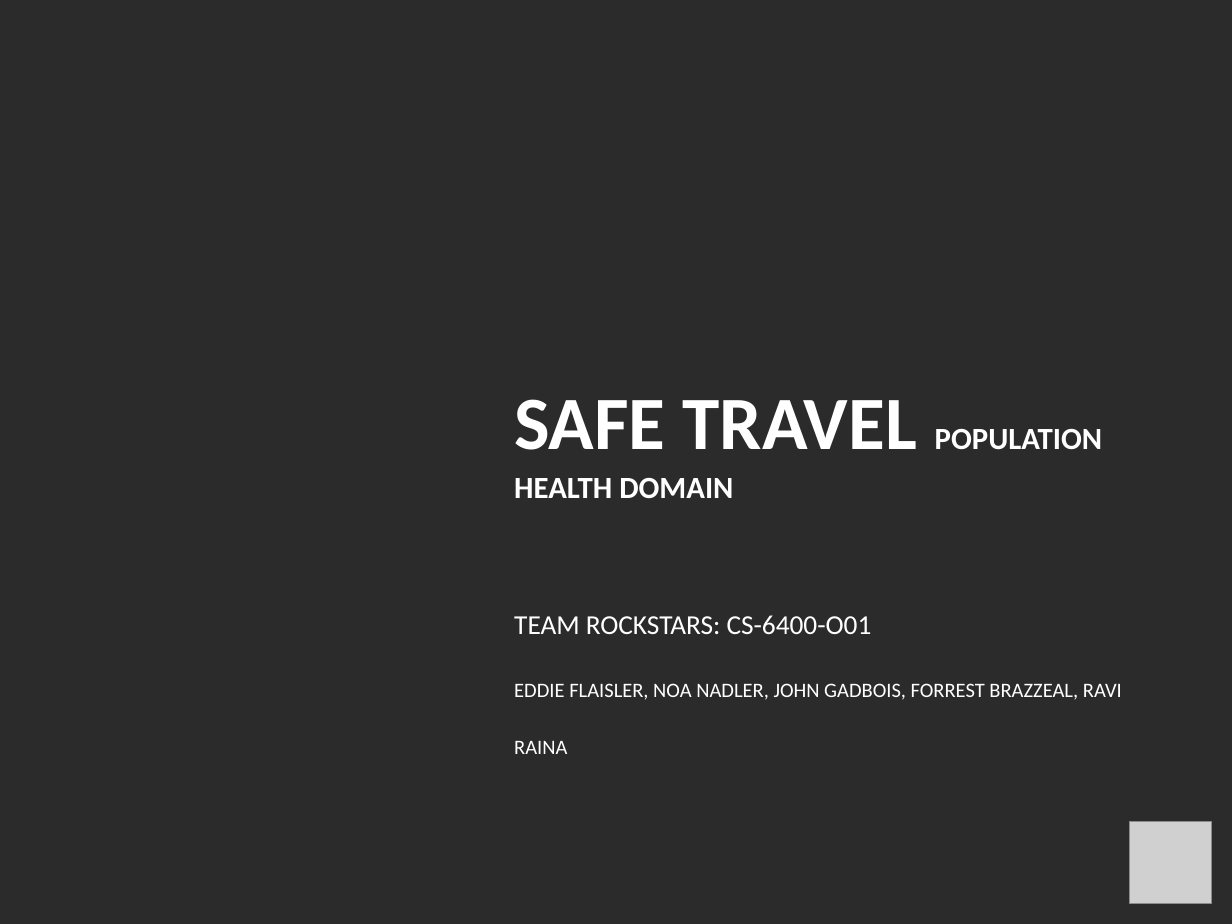
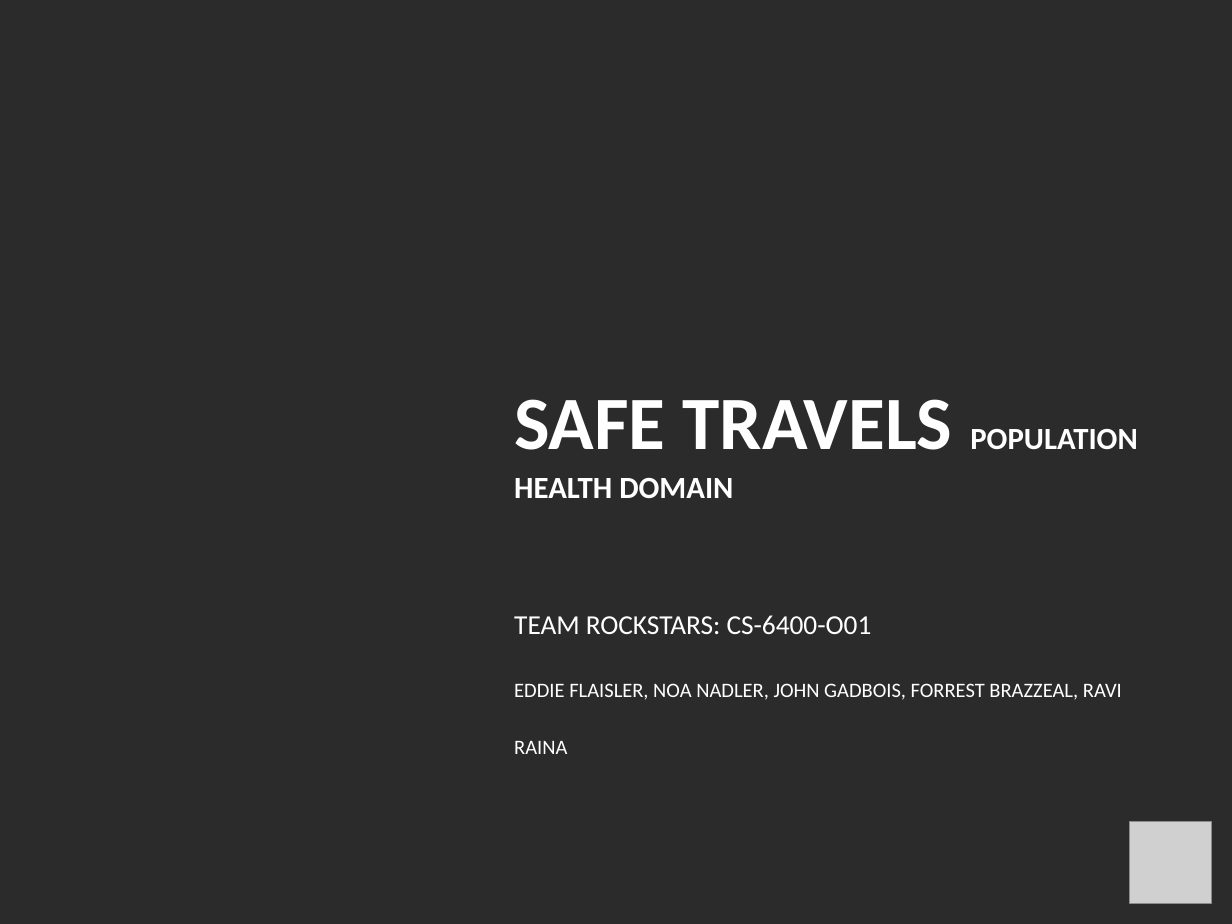
Before and after one commit to noanadler/RockStars, a slide deck: slide 1 of Deliverable1/Docs/TopicPresentation.pptx. Drawn at 1232x924 pixels with LibreOffice and Linux fonts; fonts in the diff are those of the drawing; grey boxes stand for pictures; background and template pictures are left out; a plain dark background stands for a picture behind light text. Boxes give left, top, right and bottom in pixels: in the first picture for what was removed or moved away, otherwise in the second. Text is boxed around its words. In the diff, an @@ line names an element or a change of style, - is before the commit and + after.

```diff
--- a/Deliverable1/Docs/TopicPresentation.pptx
+++ b/Deliverable1/Docs/TopicPresentation.pptx
@@ title at <box>514,399,1137,498</box>: text changed @@
-SAFE TRAVEL POPULATION HEALTH DOMAIN
+SAFE TRAVELS POPULATION HEALTH DOMAIN
```
Also in this commit, not shown: 3 other slides changed, 1 slide added.
